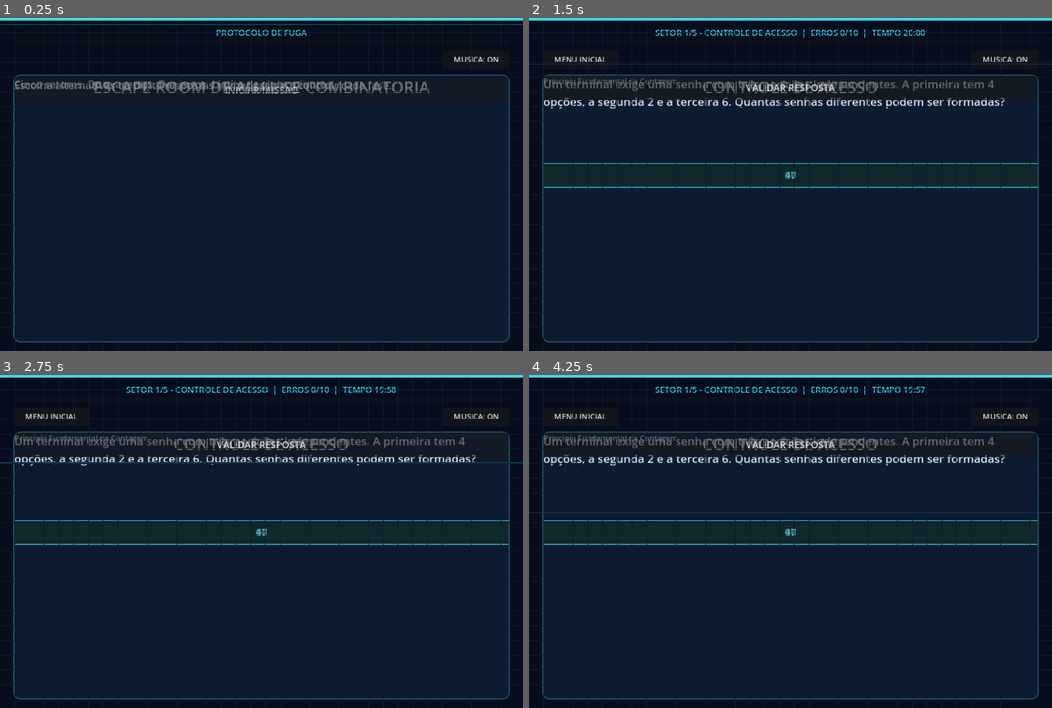
Above: before the commit, frames 1-4 (two rows, left to right).
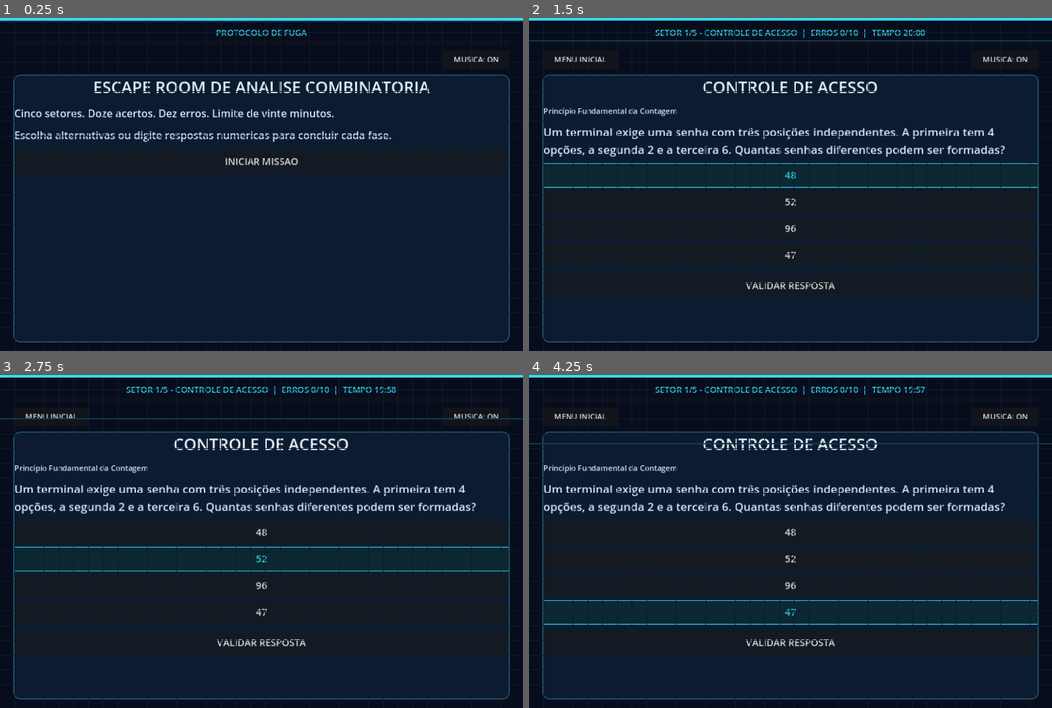
Above: after the commit, the same moments.

Repository: ettoremari/protocolo-de-fuga
Game: Godot game, scene res://main.tscn
The game is run twice, just before and just after one commit, with the same random seed, the same clock (stepped at 60 frames per second) and the same inputs. Video files are missing from this copy of the repository; at most half a second of black plays in their place.
Inputs:
- Up to frame 1 (0.25 s): no input
- Up to frame 2 (1.5 s): click "INICIAR MISSAO" at 0.5 s; click "48" at 1.25 s
- Up to frame 3 (2.75 s): click "52" at 2 s
- Up to frame 4 (4.25 s): click "96" at 2.75 s; click "47" at 3.5 s

The runs differ from the first frame. In frame 1, 4.3% of the frame differs, in the area x 0-100%, y 0-45%; in frame 2, 6.0%; in frame 3, 7.4%, in the area x 0-100%, y 12-82%; in frame 4, 7.2%.

Commit message:
fix: reduce UI animation timing and overlap
Co-authored-by: copilot-swe-agent[bot] <198982749+Copilot@users.noreply.github.com>

Diff:
--- a/scripts/main.gd
+++ b/scripts/main.gd
@@ -76,7 +76,7 @@
 
 func _process(_delta: float) -> void:
 	if grid_overlay and grid_overlay.visible:
-		scan_y = fmod(scan_y + _delta * 70.0, max(grid_overlay.size.y, 1.0))
+		scan_y = fmod(scan_y + _delta * 35.0, max(grid_overlay.size.y, 1.0))
 		grid_overlay.queue_redraw()
 	if state == "playing" or state == "show_error":
 		_update_status()
@@ -273,12 +273,12 @@
 
 func _animate_enter(control: Control, delay := 0.0) -> void:
 	control.modulate = Color(1, 1, 1, 0)
-	var target_position := control.position
-	control.position = target_position + Vector2(0, 14)
+	control.scale = Vector2(0.985, 0.985)
+	control.pivot_offset = control.size / 2.0
 	var tween := create_tween()
 	tween.set_parallel(true)
-	tween.tween_property(control, "modulate", Color.WHITE, 0.28).set_delay(delay)
-	tween.tween_property(control, "position", target_position, 0.32).set_delay(delay).set_trans(Tween.TRANS_CUBIC).set_ease(Tween.EASE_OUT)
+	tween.tween_property(control, "modulate", Color.WHITE, 0.12).set_delay(delay)
+	tween.tween_property(control, "scale", Vector2.ONE, 0.14).set_delay(delay).set_trans(Tween.TRANS_CUBIC).set_ease(Tween.EASE_OUT)
 
 
 func _draw_grid_animation() -> void:
@@ -300,7 +300,7 @@
 	feedback_overlay.color = Color("#4bdc9b") if correct else Color("#ff5b70")
 	feedback_overlay.modulate = Color(1, 1, 1, 0.22)
 	var tween := create_tween()
-	tween.tween_property(feedback_overlay, "modulate", Color(1, 1, 1, 0), 0.36).set_trans(Tween.TRANS_CUBIC).set_ease(Tween.EASE_OUT)
+	tween.tween_property(feedback_overlay, "modulate", Color(1, 1, 1, 0), 0.18).set_trans(Tween.TRANS_CUBIC).set_ease(Tween.EASE_OUT)
 
 
 func _setup_music() -> void:
@@ -445,7 +445,7 @@
 		remaining_seconds() % 60,
 	]
 	var progress_tween := create_tween()
-	progress_tween.tween_property(progress, "value", total_hits, 0.28).set_trans(Tween.TRANS_CUBIC).set_ease(Tween.EASE_OUT)
+	progress_tween.tween_property(progress, "value", total_hits, 0.14).set_trans(Tween.TRANS_CUBIC).set_ease(Tween.EASE_OUT)
 
 
 func _show_question() -> void:
@@ -483,10 +483,10 @@
 	selected_choice = index
 	for child in choice_container.get_children():
 		var child_tween := create_tween()
-		child_tween.tween_property(child, "modulate", Color.WHITE, 0.18)
+		child_tween.tween_property(child, "modulate", Color.WHITE, 0.10)
 	var selected_child := choice_container.get_child(index)
 	var selected_tween := create_tween()
-	selected_tween.tween_property(selected_child, "modulate", Color("#34dcf0"), 0.18)
+	selected_tween.tween_property(selected_child, "modulate", Color("#34dcf0"), 0.10)
 
 
 func _submit_answer() -> void:
